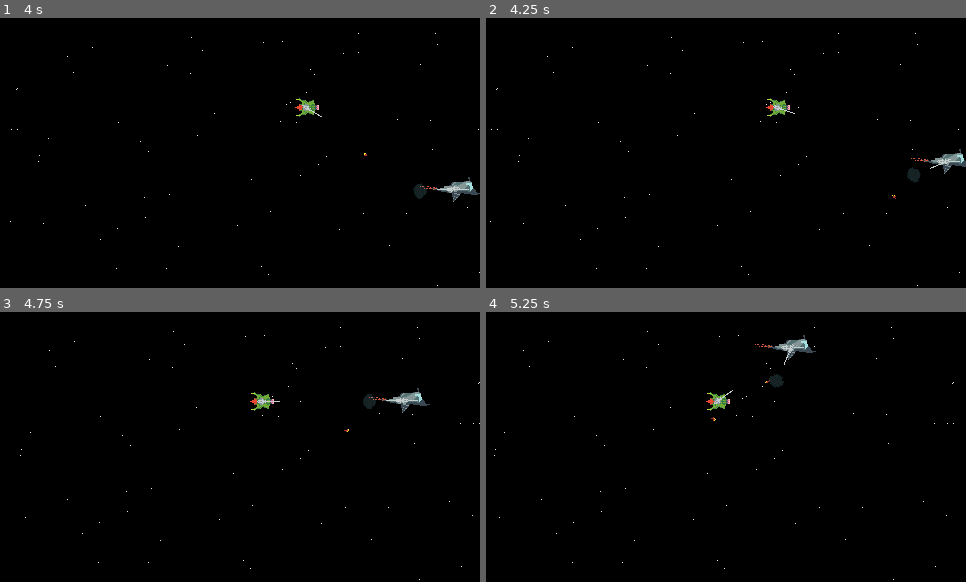
Above: before the commit, frames 1-4 (two rows, left to right).
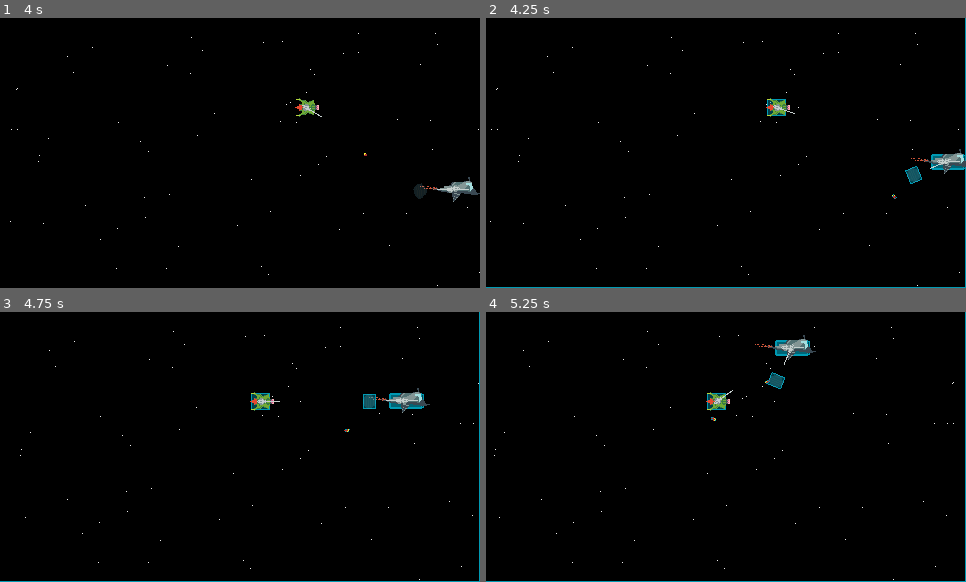
Above: after the commit, the same moments.

Repository: Wiolarz/Polyspear
Game: Godot game, scene res://Scenes/basic_map.tscn
Two runs of this game, one before a commit and one after it. Both use one fixed random seed, a clock stepped at 60 frames per second and the inputs below.
Inputs (mouse positions are in pixels of both pictures, inside the frame that each line leads up to):
- Up to frame 1 (4 s): move the mouse to (345, 139) at 0.52 s; hold Right 0.53-1.28 s; hold Ctrl (KEY_BREAKS) 0.53-1.28 s; move the mouse to (144, 166) at 1.27 s; hold Down 1.28-2.03 s; tap S (KEY_DOWN) at 1.35 s; move the mouse to (288, 93) at 2.02 s; hold Right 2.03-2.78 s; tap A (KEY_LEFT) at 2.1 s; move the mouse to (216, 207) at 2.77 s; hold Up 2.78-3.53 s; right-click (216, 207) at 2.85 s; move the mouse to (384, 193) at 3.52 s; hold Left from 3.53 s (still down); tap D (KEY_RIGHT) at 3.6 s
- Up to frame 2 (4.25 s): keep holding Left; tap F4 (KEY_DEBUG_COLLISION_SHAPES, bound only after the commit) at 4.15 s
- Up to frame 3 (4.75 s): keep holding Left; move the mouse to (96, 406) at 4.27 s; click (96, 406) at 4.35 s
- Up to frame 4 (5.25 s): move the mouse to (750, 447) at 5.02 s; release Left at 5.03 s; hold Down from 5.03 s (still down); tap W (KEY_UP) at 5.1 s

Frame 1 is identical in both runs. In frame 2, 0.9% of the frame differs, in the area x 0-100%, y 0-100%; in frame 3, 1.0%; in frame 4, 1.0%.

Commit message:
fixed 2xMenu object on basic level + added toggle of visible shapes under F4

Diff:
--- a/Scenes/basic_map.tscn
+++ b/Scenes/basic_map.tscn
@@ -1,9 +1,8 @@
-[gd_scene load_steps=14 format=3 uid="uid://ycs8h80pu3mg"]
+[gd_scene load_steps=12 format=3 uid="uid://ycs8h80pu3mg"]
 
 [ext_resource type="PackedScene" uid="uid://dfr0acka4fqbg" path="res://Scenes/basic_map_elements/background.tscn" id="1_t3532"]
 [ext_resource type="PackedScene" uid="uid://bf5wlfoux684u" path="res://Scenes/basic_map_elements/bullet_manager.tscn" id="2_b65p3"]
 [ext_resource type="PackedScene" uid="uid://cirjmdpeyj06d" path="res://Scenes/basic_map_elements/camera_2d.tscn" id="3_6wt65"]
-[ext_resource type="PackedScene" uid="uid://c4rghqu4lca45" path="res://Scenes/basic_map_elements/DebugManager.tscn" id="4_r7gr1"]
 [ext_resource type="PackedScene" uid="uid://djtg40e6xaol3" path="res://Scenes/Enemy/enemy.tscn" id="5_6ab7v"]
 [ext_resource type="PackedScene" uid="uid://c4gk7hw7scja8" path="res://Scenes/basic_map_elements/enemy_waves.tscn" id="5_avn75"]
 [ext_resource type="PackedScene" uid="uid://daiokyywskwqg" path="res://Scenes/basic_map_elements/map_borders.tscn" id="6_fx4c0"]
@@ -12,15 +11,12 @@
 [ext_resource type="PackedScene" uid="uid://djb310dgsan7m" path="res://Scenes/basic_map_elements/ui.tscn" id="7_x5w8t"]
 [ext_resource type="PackedScene" uid="uid://s3e2tp4hahdw" path="res://Scenes/player.tscn" id="8_tkaqm"]
 [ext_resource type="PackedScene" uid="uid://dakrhj8tmmtvk" path="res://Scenes/turbo_xd_bullet.tscn" id="10_bjhf0"]
-[ext_resource type="Script" path="res://Scripts/UI/test.gd" id="11_7ghg6"]
 
 [node name="basic_map" type="Node"]
 
 [node name="Background" parent="." instance=ExtResource("1_t3532")]
 
 [node name="Camera2D" parent="." instance=ExtResource("3_6wt65")]
-
-[node name="DebugManager" parent="." instance=ExtResource("4_r7gr1")]
 
 [node name="Enemy_waves" parent="." instance=ExtResource("5_avn75")]
 enemy_scene = ExtResource("5_6ab7v")
@@ -40,7 +36,4 @@
 
 [node name="BulletManager" parent="." instance=ExtResource("2_b65p3")]
 
-[node name="Node" type="Node" parent="."]
-script = ExtResource("11_7ghg6")
-
 [connection signal="bullet" from="Player" to="BulletManager" method="_on_player_bullet"]
--- a/Scripts/UI/Debug_Manager.gd
+++ b/Scripts/UI/Debug_Manager.gd
@@ -10,6 +10,7 @@
 
 
 var maximize = false
+
 @onready var ui = $".."
 
 func _ready():
@@ -35,6 +36,23 @@
 
 	if Input.is_action_just_pressed("KEY_MENU"):
 		_on_back_to_game_pressed()
+
+	if Input.is_action_just_pressed("KEY_DEBUG_COLLISION_SHAPES"):
+		var tree := get_tree()
+		tree.debug_collisions_hint = not tree.debug_collisions_hint
+
+		# Traverse tree to call queue_redraw on instances of
+		# CollisionShape2D and CollisionPolygon2D.
+		var node_stack: Array[Node] = [tree.get_root()]
+		while not node_stack.is_empty():
+			var node: Node = node_stack.pop_back()
+			if is_instance_valid(node):
+				if node is CollisionShape2D or node is CollisionPolygon2D:
+					node.queue_redraw()
+				if node is TileMap:
+					node.collision_visibility_mode = TileMap.VISIBILITY_MODE_FORCE_HIDE
+					node.collision_visibility_mode = TileMap.VISIBILITY_MODE_DEFAULT
+				node_stack.append_array(node.get_children())
 
 
 
--- a/project.godot
+++ b/project.godot
@@ -107,7 +107,7 @@
 "events": [Object(InputEventKey,"resource_local_to_scene":false,"resource_name":"","device":-1,"window_id":0,"alt_pressed":false,"shift_pressed":false,"ctrl_pressed":false,"meta_pressed":false,"pressed":false,"keycode":0,"physical_keycode":50,"key_label":0,"unicode":50,"echo":false,"script":null)
 ]
 }
-CHEAT_CONSOLE={
+KEY_DEBUG_COLLISION_SHAPES={
 "deadzone": 0.5,
 "events": [Object(InputEventKey,"resource_local_to_scene":false,"resource_name":"","device":-1,"window_id":0,"alt_press …(182 unchanged characters)…
 ]
